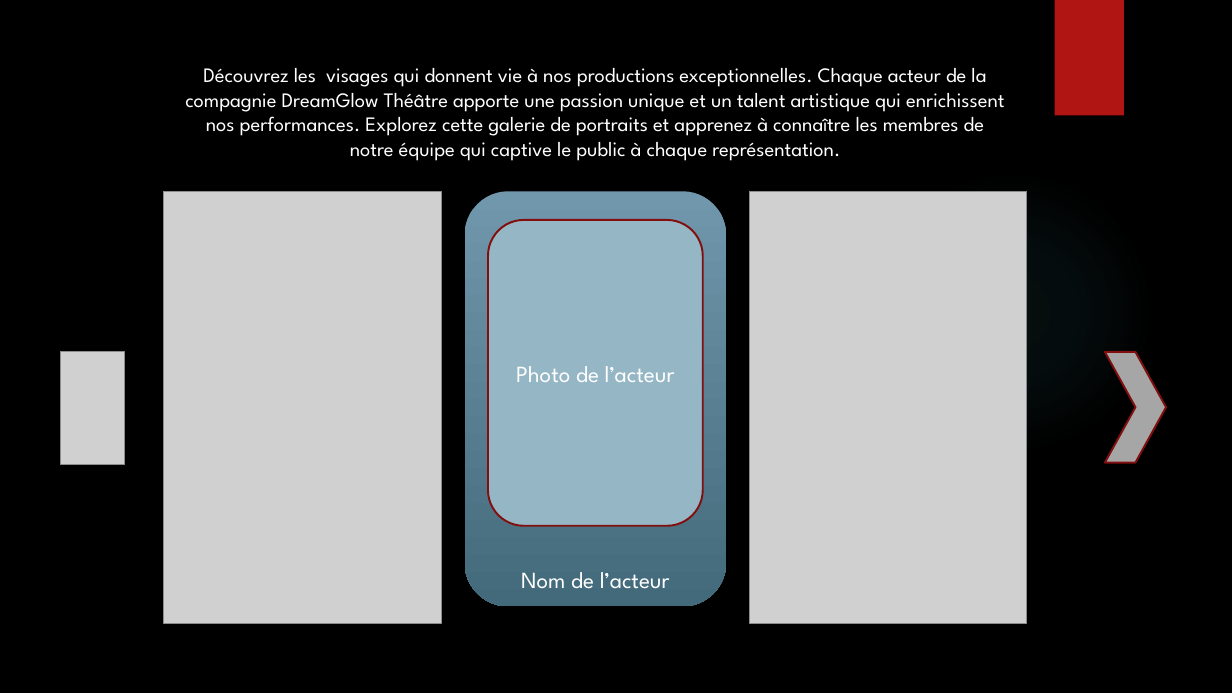
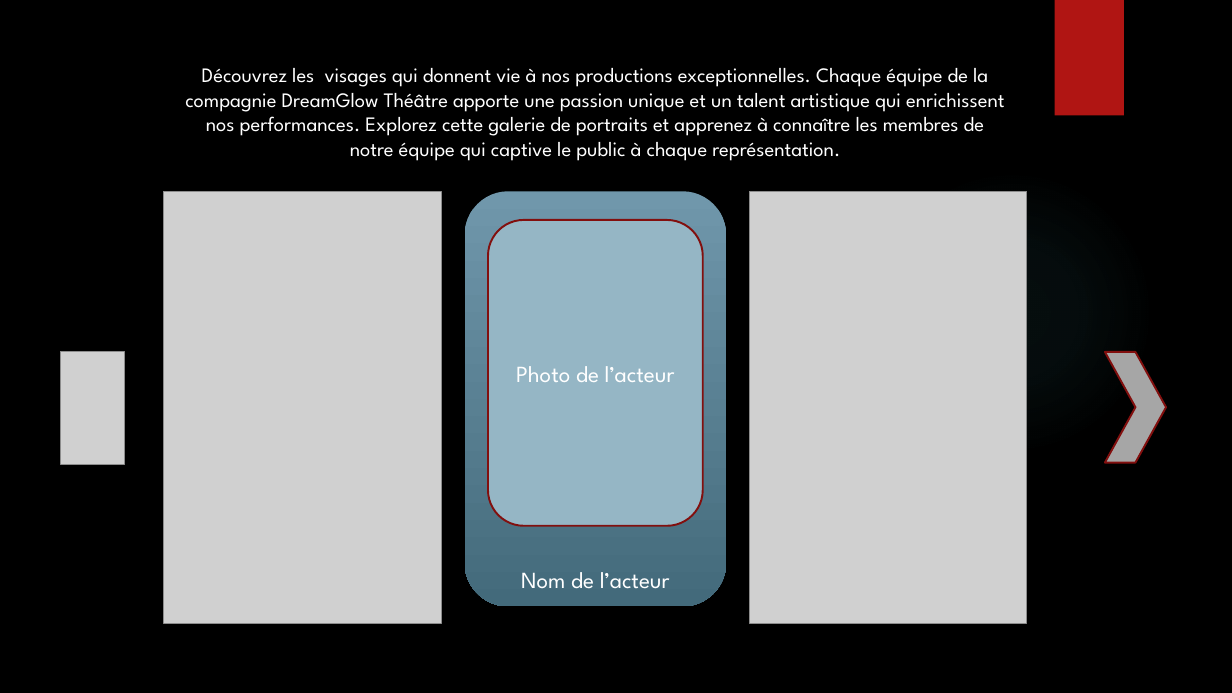
Before and after one commit to VinciH/Site_Th-tre_DreamGlow, a slide deck: slide 1 of assets/Maquettes/Maquette_ nos acteurs.pptx. Drawn at 1232x693 pixels with LibreOffice and Linux fonts; fonts in the diff are those of the drawing; grey boxes stand for pictures; background and template pictures are left out. Boxes give left, top, right and bottom in pixels: in the first picture for what was removed or moved away, otherwise in the second. Text is boxed around its words. In the diff, an @@ line names an element or a change of style, - is before the commit and + after.

```diff
--- a/assets/Maquettes/Maquette_ nos acteurs.pptx
+++ b/assets/Maquettes/Maquette_ nos acteurs.pptx
@@ text at (185, 68, 1004, 161): text changed @@
-Découvrez les visages qui donnent vie à nos productions exceptionnelles. Chaque acteur de la compagnie DreamGlow Théâtre apporte une passion unique et un talent artistique qui enrichissent nos performances. Explorez cette galerie de portraits et apprenez à connaître les membres de notre équipe qui captive le public à chaque représentation.
+Découvrez les visages qui donnent vie à nos productions exceptionnelles. Chaque équipe de la compagnie DreamGlow Théâtre apporte une passion unique et un talent artistique qui enrichissent nos performances. Explorez cette galerie de portraits et apprenez à connaître les membres de notre équipe qui captive le public à chaque représentation.
```
Also in this commit, not shown: 9 other files.
